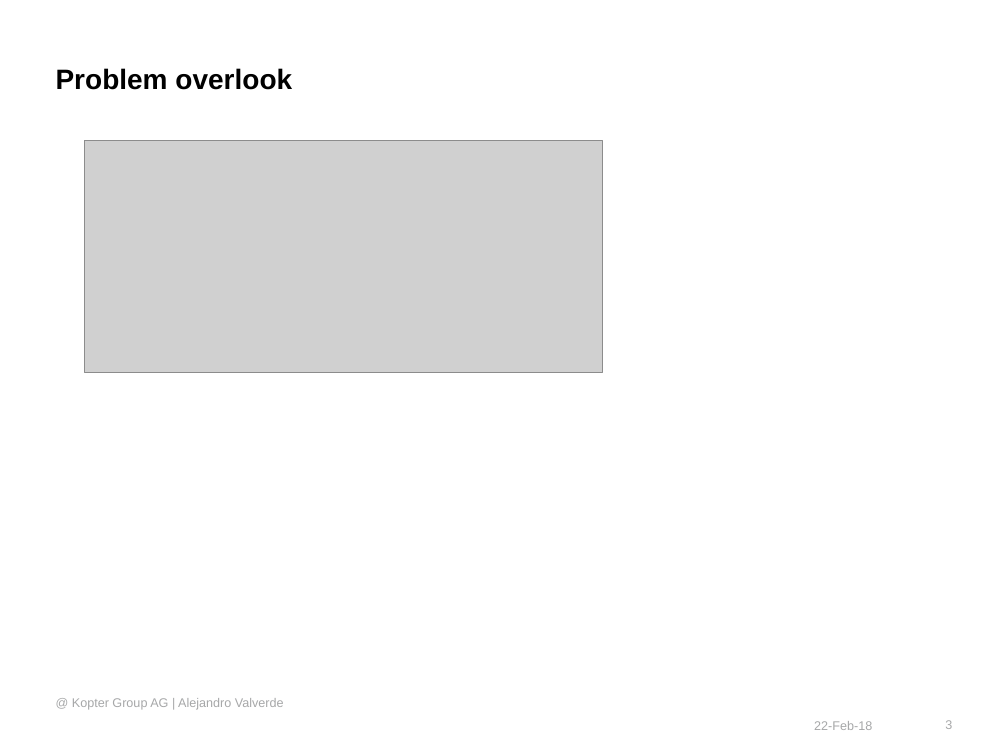
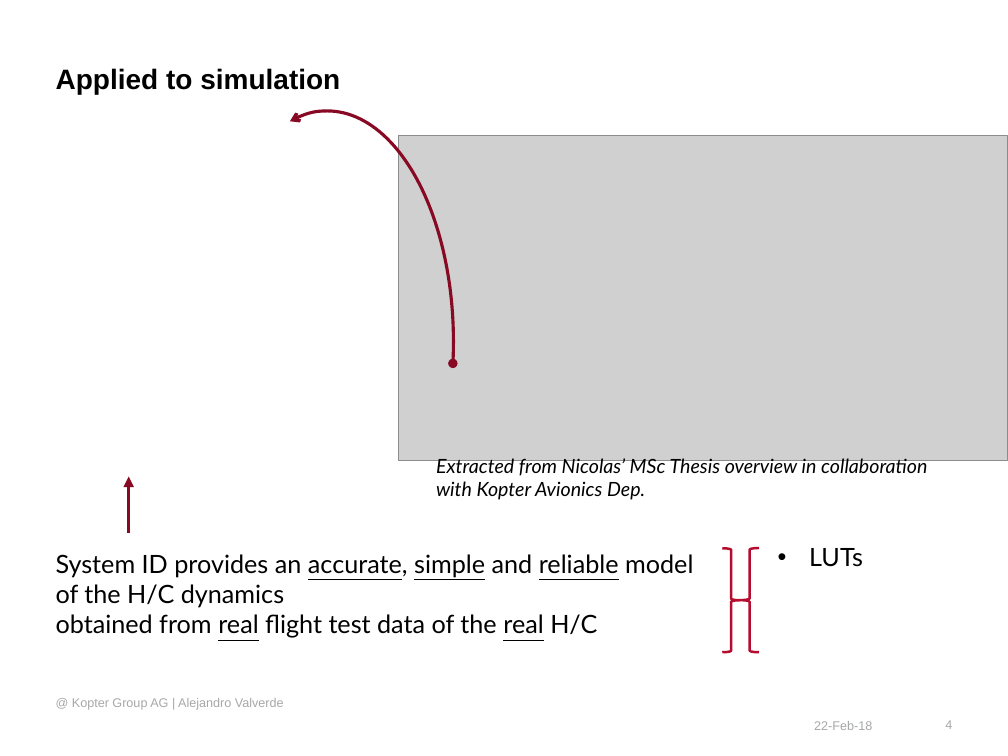
Before and after one commit to wuyou33/kopter, a slide deck: slide 4 of s_id/docs/System Identification to support Flight Test activities - proposal.pptx (slide 3 before the commit). Drawn at 1008x756 pixels with LibreOffice and Linux fonts; fonts in the diff are those of the drawing; grey boxes stand for pictures; background and template pictures are left out. Boxes give left, top, right and bottom in pixels: in the first picture for what was removed or moved away, otherwise in the second. Text is boxed around its words. In the diff, an @@ line names an element or a change of style, - is before the commit and + after.

```diff
--- a/s_id/docs/System Identification to support Flight Test activities - proposal.pptx
+++ b/s_id/docs/System Identification to support Flight Test activities - proposal.pptx
@@ title at [56,68,340,94]: text changed @@
-Problem overlook
+Applied to simulation
@@ arc (boxed as its full ellipse) added at [202,111,454,573], outline #880923 2.25 pt @@
@@ picture removed at [85,140,602,372] @@
@@ picture added at [398,136,1008,461] @@
@@ arrow added from (129, 532) to (129, 477), #880923 2.5 pt @@
@@ text added at [436,456,927,500], 14 pt, text #000000, italic @@
+Extracted from Nicolas’ MSc Thesis overview in collaboration with Kopter Avionics Dep.
@@ text added at [56,554,693,638], 18 pt, text #000000 @@
+System ID provides an accurate, simple and reliable model of the H/C dynamics
+obtained from real flight test data of the real H/C
@@ right brace added at [723,548,741,652], outline #B60C2F 1.75 pt @@
@@ right brace added at [740,548,759,652], outline #B60C2F 1.75 pt @@
@@ text added at [809,548,863,567], 18 pt, text #000000 @@
+• LUTs
@@ page number at [945,720,952,729]: text changed @@
-3
+4
```
Also in this commit, not shown: 6 other slides changed, 3 slides added, 3 slides removed, 1 other file.
